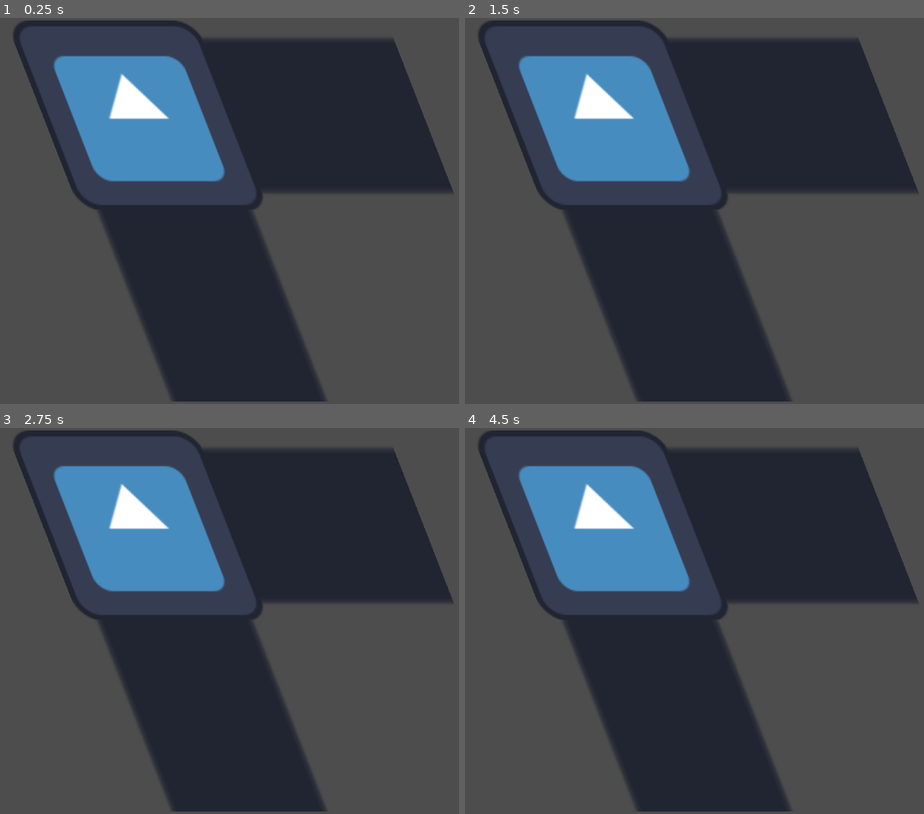
Above: before the commit, frames 1-4 (two rows, left to right).
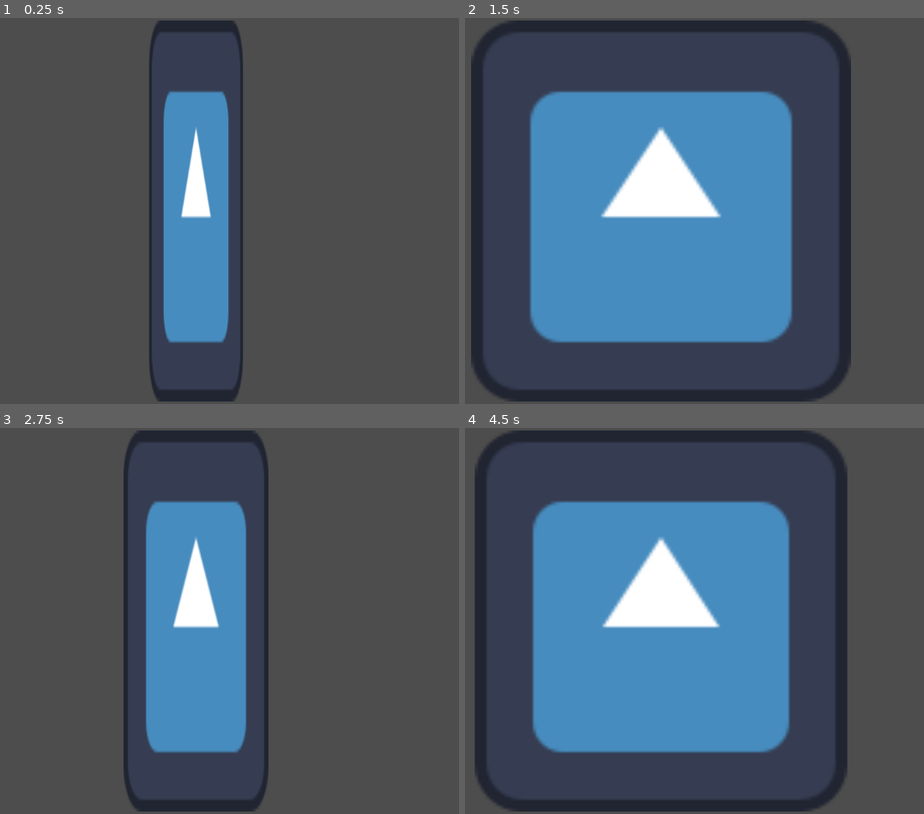
Above: after the commit, the same moments.

Repository: Cuckhands/pong-shaders
Game: Godot game, scene res://LESSONS/1. Basics/iv. Vertex/vertex.tscn
Same seed, same stepped clock (60 frames per second), same inputs: the game is played once before the commit and once after it. The project has no main scene, so this scene is started directly. The engine's default icon, where the game draws it, is replaced by a stand-in: a white triangle on a blue panel in a dark square.
Inputs (mouse positions are in pixels of both pictures, inside the frame that each line leads up to):
- Up to frame 1 (0.25 s): no input
- Up to frame 2 (1.5 s): move the mouse to (813, 191) at 0.52 s; move the mouse to (524, 230) at 1.27 s
- Up to frame 3 (2.75 s): move the mouse to (266, 536) at 2.02 s
- Up to frame 4 (4.5 s): move the mouse to (625, 698) at 2.77 s; move the mouse to (868, 678) at 3.52 s; move the mouse to (outside the picture) at 4.27 s

The runs differ from the first frame. In frame 1, 44% of the frame differs, in the area x 2-99%, y 0-100%; in frame 2, 58%, in the area x 1-99%, y 0-100%; in frame 3, 44%; in frame 4, 57%.

Commit message:
Solve and Finish Lesson 1.4 Vertex shader

Diff:
--- a/LESSONS/1. Basics/iv. Vertex/vertex.tres
+++ b/LESSONS/1. Basics/iv. Vertex/vertex.tres
@@ -1,4 +1,11 @@
 [gd_resource type="VisualShader" format=3 uid="uid://lxa7u42tylm5"]
+
+[sub_resource type="VisualShaderNodeInput" id="VisualShaderNodeInput_53p0m"]
+input_name = "vertex"
+
+[sub_resource type="VisualShaderNodeVectorCompose" id="VisualShaderNodeVectorCompose_70nkb"]
+default_input_values = [0, 1.0, 1, 1.0, 2, 0.0]
+op_type = 0
 
 [sub_resource type="VisualShaderNodeVectorOp" id="VisualShaderNodeVectorOp_53p0m"]
 default_input_values = [0, Vector2(0, 0), 1, Vector2(50, 0)]
@@ -22,17 +29,38 @@
 [sub_resource type="VisualShaderNodeInput" id="VisualShaderNodeInput_62ndf"]
 input_name = "vertex"
 
+[sub_resource type="VisualShaderNodeInput" id="VisualShaderNodeInput_xs7vl"]
+input_name = "time"
+
+[sub_resource type="VisualShaderNodeFloatFunc" id="VisualShaderNodeFloatFunc_eyuhb"]
+function = 0
+
+[sub_resource type="VisualShaderNodeVectorOp" id="VisualShaderNodeVectorOp_62ndf"]
+default_input_values = [0, Vector2(0, 0), 1, Vector2(0, 0)]
+op_type = 0
+operator = 2
+
 [resource]
 mode = 1
 flags/light_only = false
 nodes/vertex/2/node = SubResource("VisualShaderNodeVectorOp_53p0m")
-nodes/vertex/2/position = Vector2(-100, 180)
+nodes/vertex/2/position = Vector2(-540, -340)
 nodes/vertex/3/node = SubResource("VisualShaderNodeVectorOp_70nkb")
-nodes/vertex/3/position = Vector2(120, 40)
+nodes/vertex/3/position = Vector2(-320, -480)
 nodes/vertex/4/node = SubResource("VisualShaderNodeVectorOp_xs7vl")
-nodes/vertex/4/position = Vector2(120, 300)
+nodes/vertex/4/position = Vector2(-320, -220)
 nodes/vertex/5/node = SubResource("VisualShaderNodeInput_eyuhb")
-nodes/vertex/5/position = Vector2(-400, 320)
+nodes/vertex/5/position = Vector2(-840, -200)
 nodes/vertex/6/node = SubResource("VisualShaderNodeInput_62ndf")
-nodes/vertex/6/position = Vector2(-400, 80)
-nodes/vertex/connections = PackedInt32Array(2, 0, 3, 1, 5, 2, 2, 0, 5, 0, 4, 0, 6, 0, 3, 0, 3, 0, 0, 0, 4, 0, 0, 1)
+nodes/vertex/6/position = Vector2(-840, -440)
+nodes/vertex/7/node = SubResource("VisualShaderNodeInput_xs7vl")
+nodes/vertex/7/position = Vector2(-540, 300)
+nodes/vertex/8/node = SubResource("VisualShaderNodeFloatFunc_eyuhb")
+nodes/vertex/8/position = Vector2(-280, 300)
+nodes/vertex/9/node = SubResource("VisualShaderNodeVectorOp_62ndf")
+nodes/vertex/9/position = Vector2(200, 100)
+nodes/vertex/10/node = SubResource("VisualShaderNodeInput_53p0m")
+nodes/vertex/10/position = Vector2(-300, 100)
+nodes/vertex/11/node = SubResource("VisualShaderNodeVectorCompose_70nkb")
+nodes/vertex/11/position = Vector2(-40, 240)
+nodes/vertex/connections = PackedInt32Array(2, 0, 3, 1, 5, 2, 2, 0, 5, 0, 4, 0, 6, 0, 3, 0, 7, 0, 8, 0, 10, 0, 9, 0, 11, 0, 9, 1, 9, 0, 0, 0, 8, 0, 11, 0)
